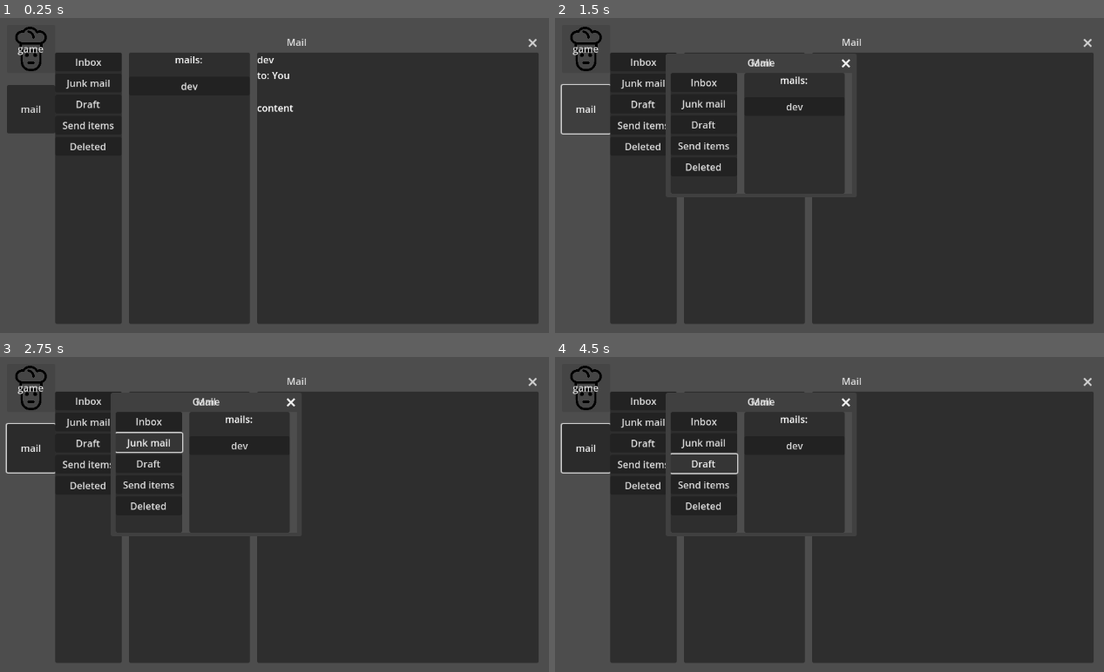
Above: before the commit, frames 1-4 (two rows, left to right).
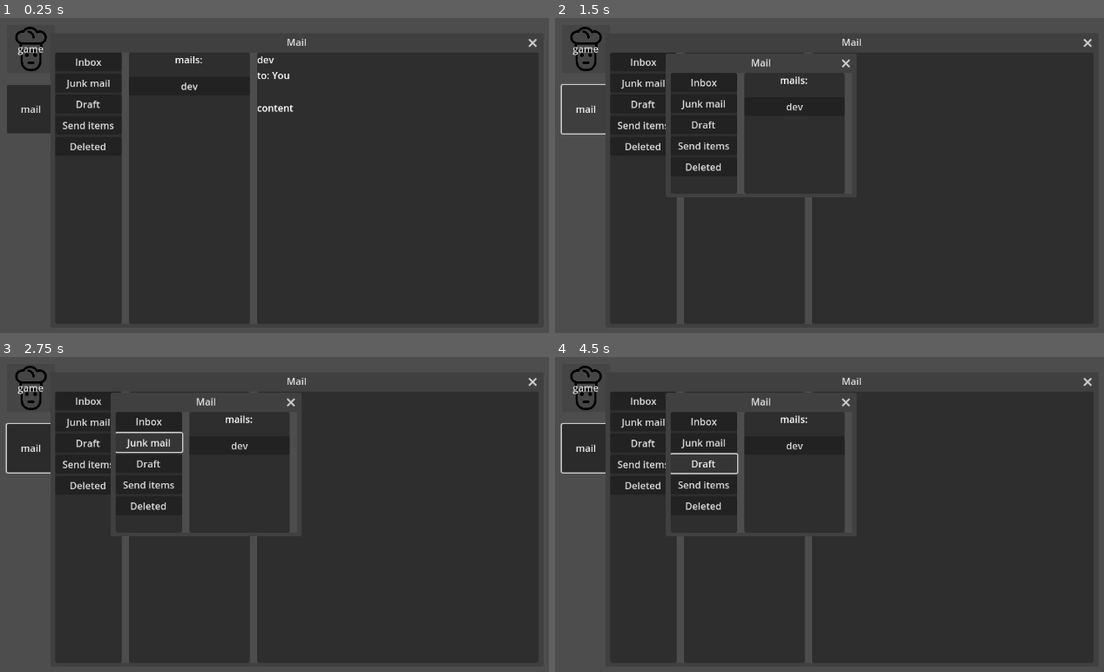
Above: after the commit, the same moments.

Repository: BoneSheep/patch-notes-jam
Game: Godot game, scene res://desktop.tscn
Same seed, same stepped clock (60 frames per second), same inputs: the game is played once before the commit and once after it.
Inputs:
- Up to frame 1 (0.25 s): no input
- Up to frame 2 (1.5 s): click "game" at 0.5 s; click "mail" at 1.25 s
- Up to frame 3 (2.75 s): click "click me" at 2 s
- Up to frame 4 (4.5 s): click "Inbox" at 2.75 s; click "Junk mail" at 3.5 s; click "Draft" at 4.25 s

The runs differ from the first frame. In frame 2, less than 0.1% of the frame differs, in the area x 9-54%, y 12-38%; in frame 3, less than 0.1%; in frame 4, less than 0.1%.

Commit message:
godot on close progress

Diff:
--- a/UI/mailClient/mail_window.tscn
+++ b/UI/mailClient/mail_window.tscn
@@ -1,13 +1,11 @@
-[gd_scene load_steps=3 format=3 uid="uid://cjo82jjgns1aa"]
+[gd_scene load_steps=2 format=3 uid="uid://cjo82jjgns1aa"]
 
-[ext_resource type="StyleBox" uid="uid://d1efvb7fjraxj" path="res://UI/app/styleBoxTextures/new_style_box_texture.tres" id="1_eb2cd"]
 [ext_resource type="Script" uid="uid://bexo5wnywhu36" path="res://scripts/mail_window.gd" id="1_rvd7j"]
 
 [node name="MailWindow" type="Window"]
 title = "Mail"
 position = Vector2i(100, 66)
 size = Vector2i(800, 450)
-theme_override_styles/embedded_border = ExtResource("1_eb2cd")
 script = ExtResource("1_rvd7j")
 
 [node name="SubViewportContainer" type="SubViewportContainer" parent="."]
